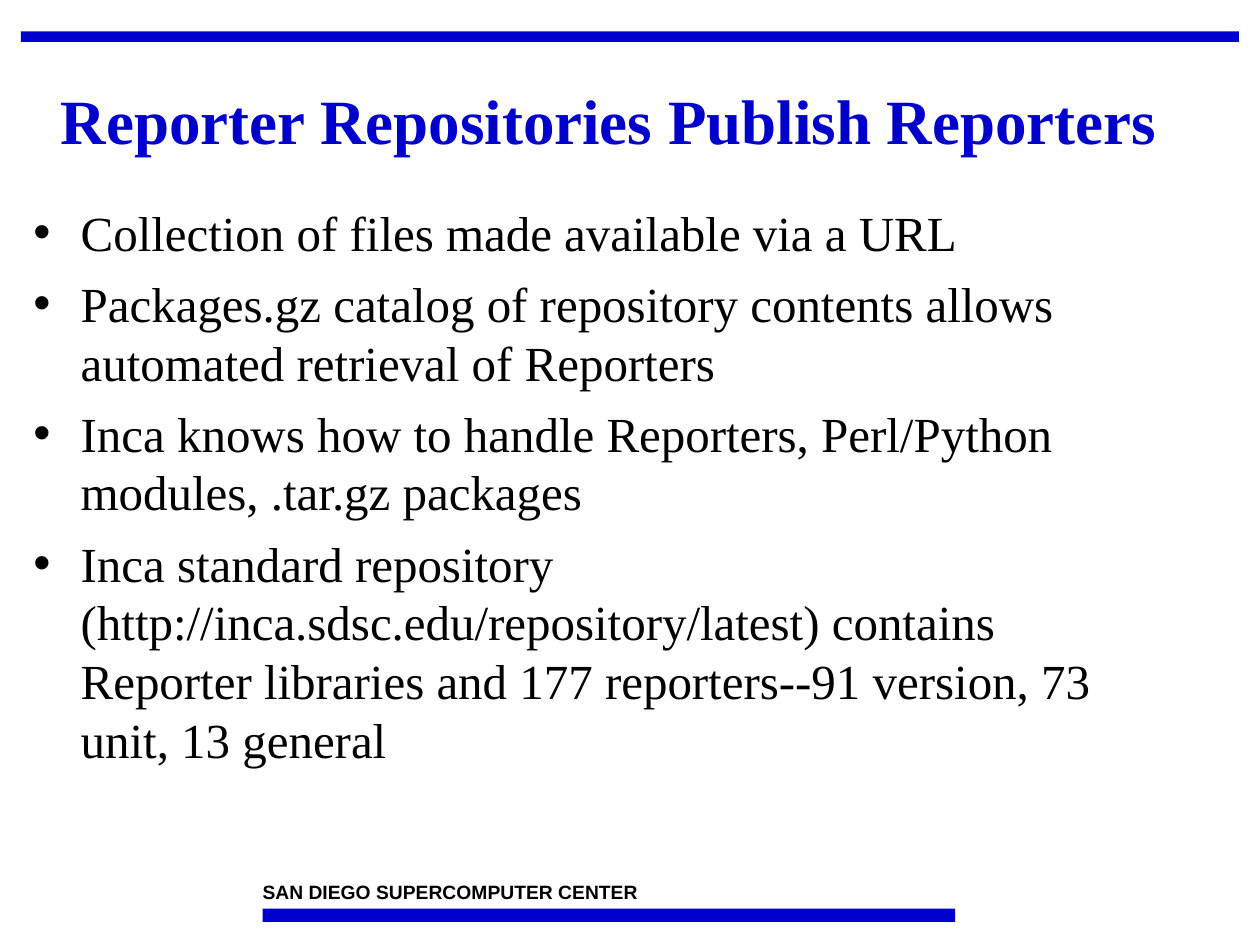
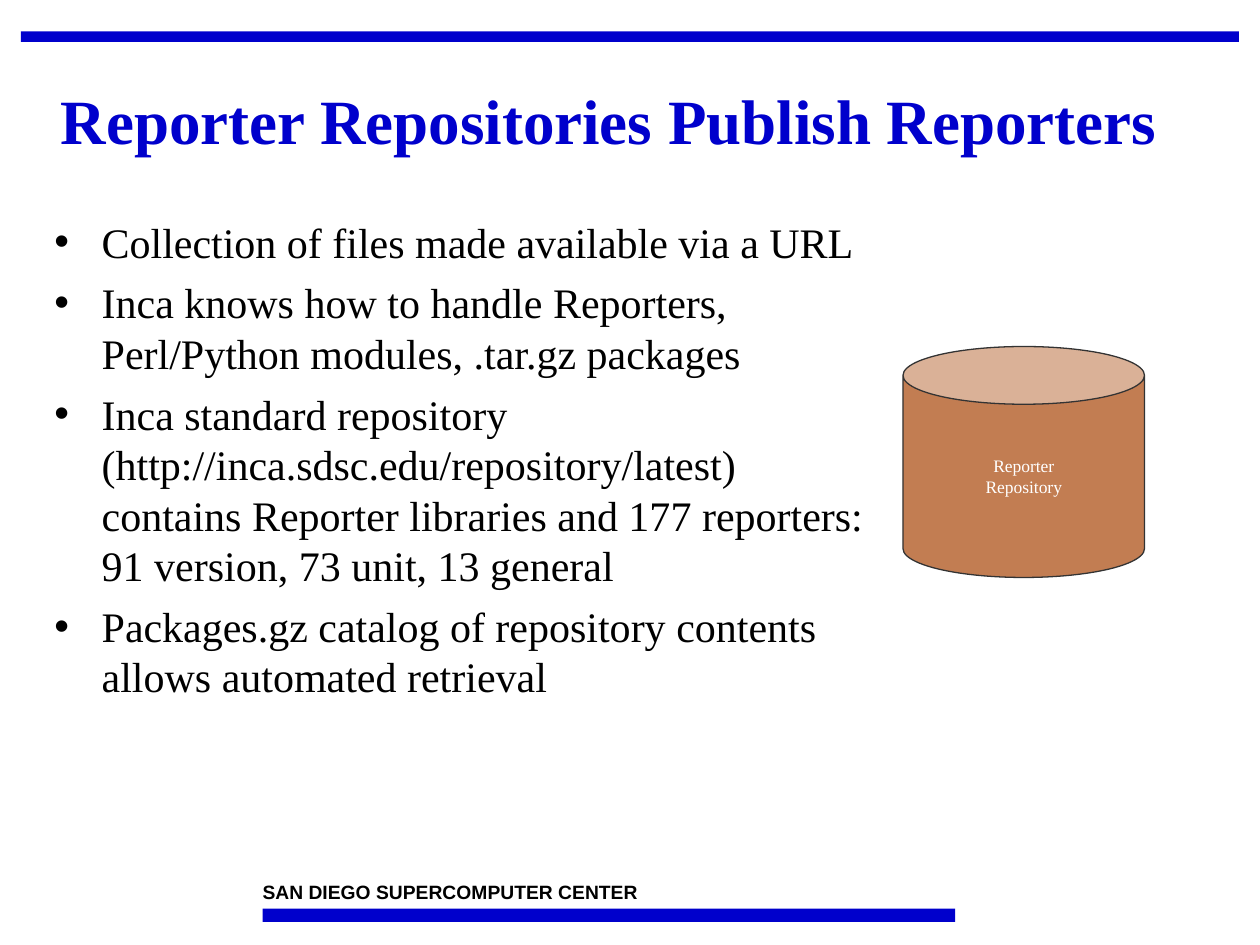
Before and after one commit to IncaProject/inca-xsede, a slide deck: slide 29 of talks/2008workshop/incaReporters.ppt. Drawn at 1260x945 pixels with LibreOffice and Linux fonts; fonts in the diff are those of the drawing; background and template pictures are left out. Boxes give left, top, right and bottom in pixels: in the first picture for what was removed or moved away, otherwise in the second. Text is boxed around its words. In the diff, an @@ line names an element or a change of style, - is before the commit and + after.

```diff
--- a/talks/2008workshop/incaReporters.ppt
+++ b/talks/2008workshop/incaReporters.ppt
@@ text "Collection of files made available ...": place and size @@
-text "Collection of files made available ..." at [81,216,1090,768]
+text "Collection of files made available ..." at [102,228,863,693]
@@ text at [102,228,853,378]: size 28 to 24 pt in "Collection of files made available via a ...", "Inca knows how to handle Reporters, Perl/Python ..."; less space between paragraphs @@
@@ text at [81,287,1054,390]: paragraph removed @@
-• Packages.gz catalog of repository contents allows automated retrieval of Reporters
@@ cylinder added at [903,346,1145,577], fill #C27D52, outline #333333 0.74 pt, 10 pt, text #FFFFFF @@
+Reporter
+Repository
@@ text at [102,401,863,693]: text changed; size 28 to 24 pt @@
-• Inca standard repository (http://inca.sdsc.edu/repository/latest) contains Reporter libraries and 177 reporters--91 version, 73 unit, 13 general
+• Inca standard repository (http://inca.sdsc.edu/repository/latest) contains Reporter libraries and 177 reporters: 91 version, 73 unit, 13 general
+• Packages.gz catalog of repository contents allows automated retrieval
```
Also in this commit, not shown: 22 other slides changed, 1 slide added, 1 slide removed.
